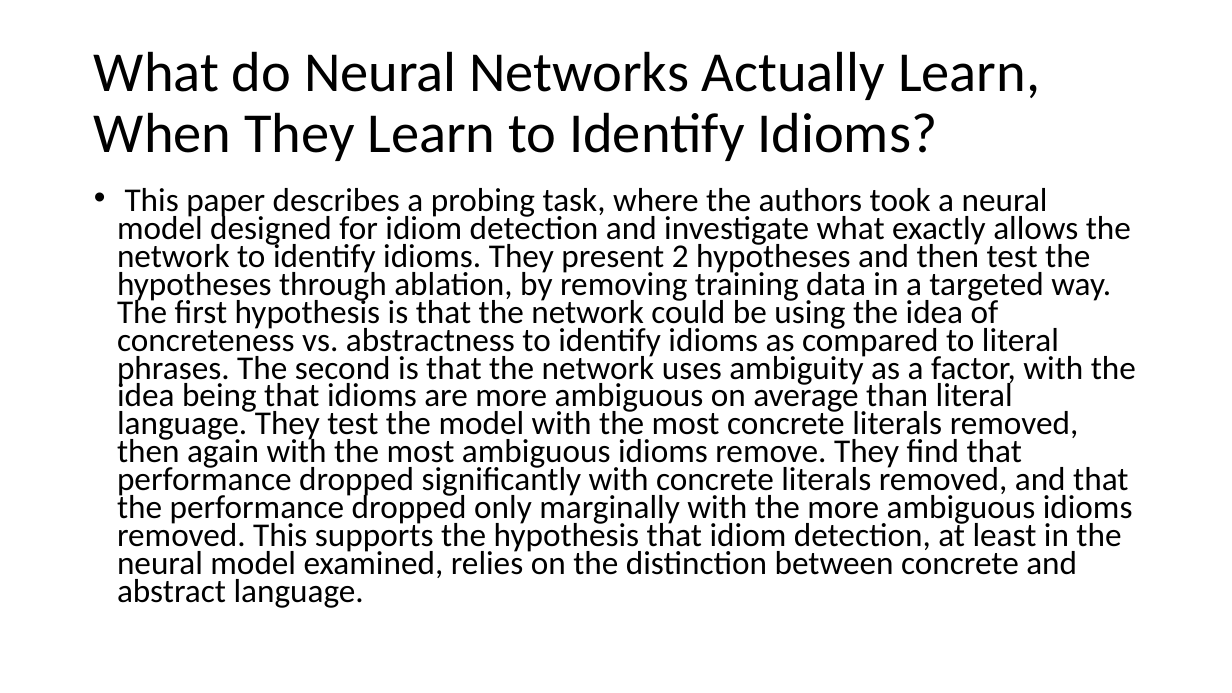
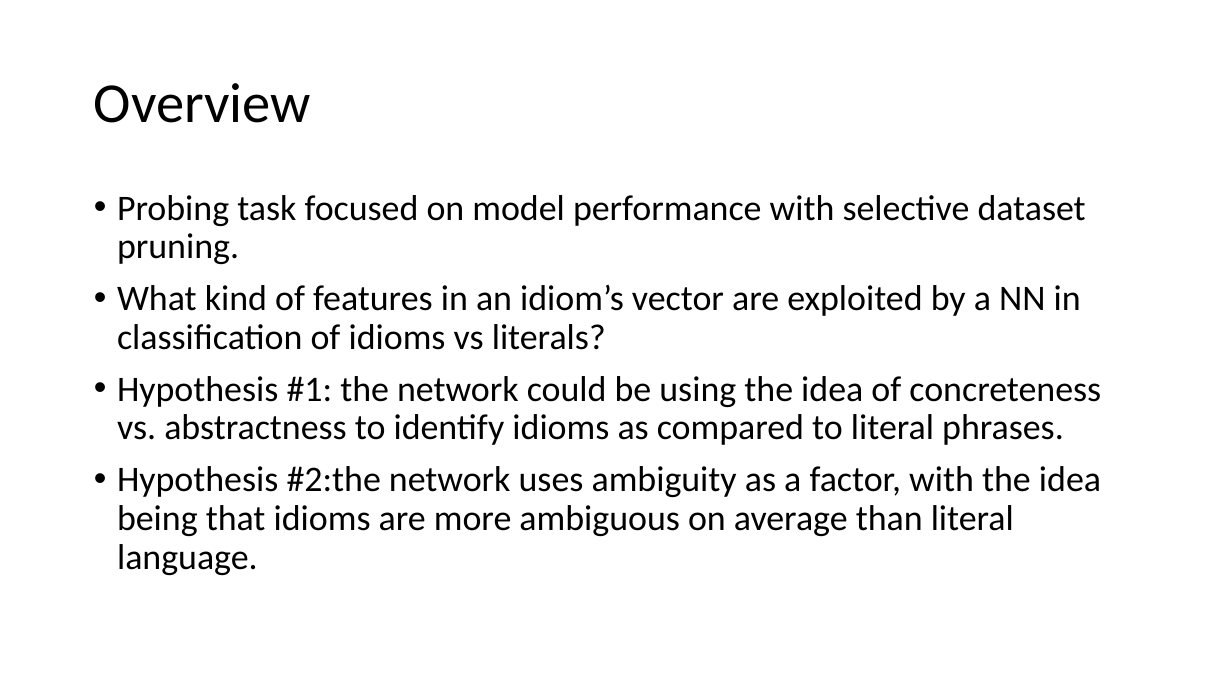
Before and after one commit to spacemanidol/AnalyzingNeuralLanguageModelsGroup1, a slide deck: slide 63 of PaperPresentation02202020.pptx (slide 5 before the commit). Drawn at 1232x693 pixels with LibreOffice and Linux fonts; fonts in the diff are those of the drawing. Boxes give left, top, right and bottom in pixels: in the first picture for what was removed or moved away, otherwise in the second. Text is boxed around its words. In the diff, an @@ line names an element or a change of style, - is before the commit and + after.

```diff
--- a/PaperPresentation02202020.pptx
+++ b/PaperPresentation02202020.pptx
@@ title at [94, 83, 311, 123]: text changed @@
-What do Neural Networks Actually Learn, When They Learn to Identify Idioms?
+Overview
@@ text at [117, 195, 1101, 575]: text changed; size 25.9 to 28 pt @@
-• This paper describes a probing task, where the authors took a neural model designed for idiom detection and investigate what exactly allows the network to identify idioms. They present 2 hypotheses and then test the hypotheses through ablation, by removing training data in a targeted way. The first hypothesis is that the network could be using the idea of concreteness vs. abstractness to identify idioms as compared to literal phrases. The second is that the network uses ambiguity as a factor, with the idea being that idioms are more ambiguous on average than literal language. They test the model with the most concrete literals removed, then again with the most ambiguous idioms remove. They find that performance dropped significantly with concrete literals removed, and that the performance dropped only marginally with the more ambiguous idioms removed. This supports the hypothesis that idiom detection, at least in the neural model examined, relies on the distinction between concrete and abstract language.
+• Probing task focused on model performance with selective dataset pruning.
+• What kind of features in an idiom’s vector are exploited by a NN in classification of idioms vs literals?
+• Hypothesis #1: the network could be using the idea of concreteness vs. abstractness to identify idioms as compared to literal phrases.
+• Hypothesis #2:the network uses ambiguity as a factor, with the idea being that idioms are more ambiguous on average than literal language.
```
Also in this commit, not shown: 3 other slides changed, 12 slides added, 5 slides removed, 2 other files.
